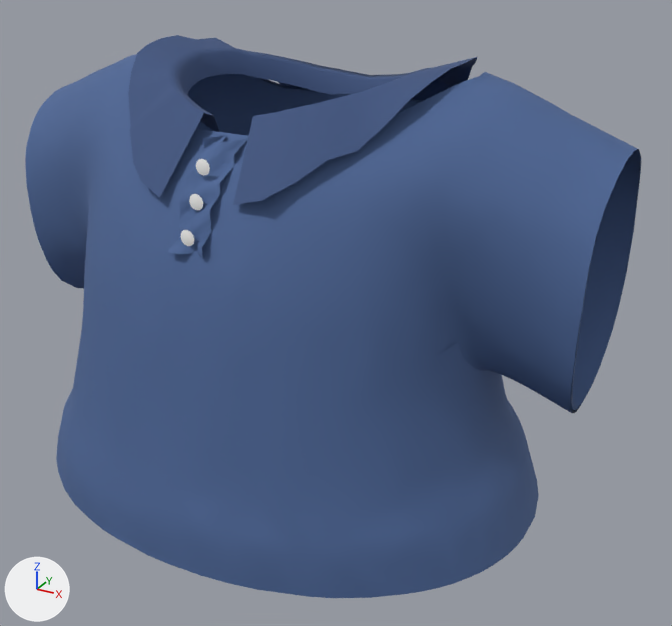
The glTF model apps/web/src/assets/camisetas/02_polo.glb as it was, and as the next commit left it.
Before and after are seen from a 50 mm camera at (0.48, -0.817, 1.172) aimed at (0.051, -0.037, 0.782). The lights are fixed; the arrows at lower left show +X, +Y and +Z. The first picture is the older version.

Objects in the first picture: 'polo'.
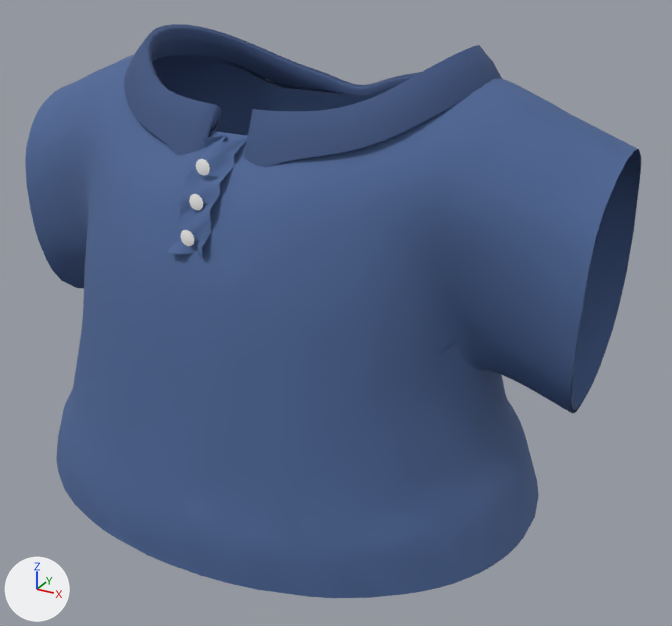
Location of each change, (x1, y1, x2, y2) in pixels of the pictures (672 x 626 px):
```json
{"object": "polo", "change": "reshaped", "before": [25, 35, 641, 598], "after": [25, 24, 641, 598]}
{"part": 1, "of": "me_polo", "change": "rebuilt", "before": [128, 35, 477, 205], "after": [124, 24, 502, 167]}
```

The change, as JSON lines over the scene's bpy script:
```json
{"block": "me_polo", "where": "# used by ob_polo; location = (0.0, 0.0, 0.0)"}
{"op": "remove", "block": "me_polo", "code": "me_polo.from_pydata(...)  # 2816 vertices, 5486 faces; spans x -0.325..0.324, y -0.268..0.181, z 0.599..1.043"}
{"op": "add", "block": "me_polo", "code": "me_polo.from_pydata(...)  # 3426 vertices, 6788 faces; spans x -0.325..0.324, y -0.268..0.181, z 0.599..1.054"}
{"block": "me_polo", "change": "me_polo part 1: the loose piece of 160 vertices spanning x -0.17..0.17, y -0.198..0.131, z 0.935..1.043 is rebuilt with 770 vertices and now spans x -0.196..0.195, y -0.167..0.129, z 0.947..1.054"}
```
